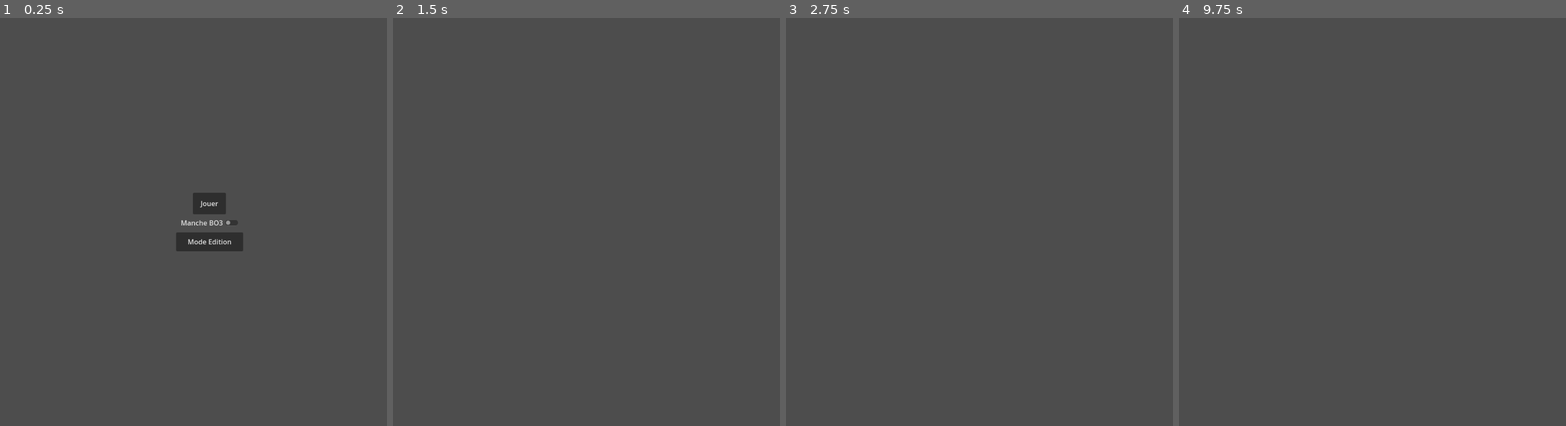
Above: before the commit, frames 1-4 (left to right).
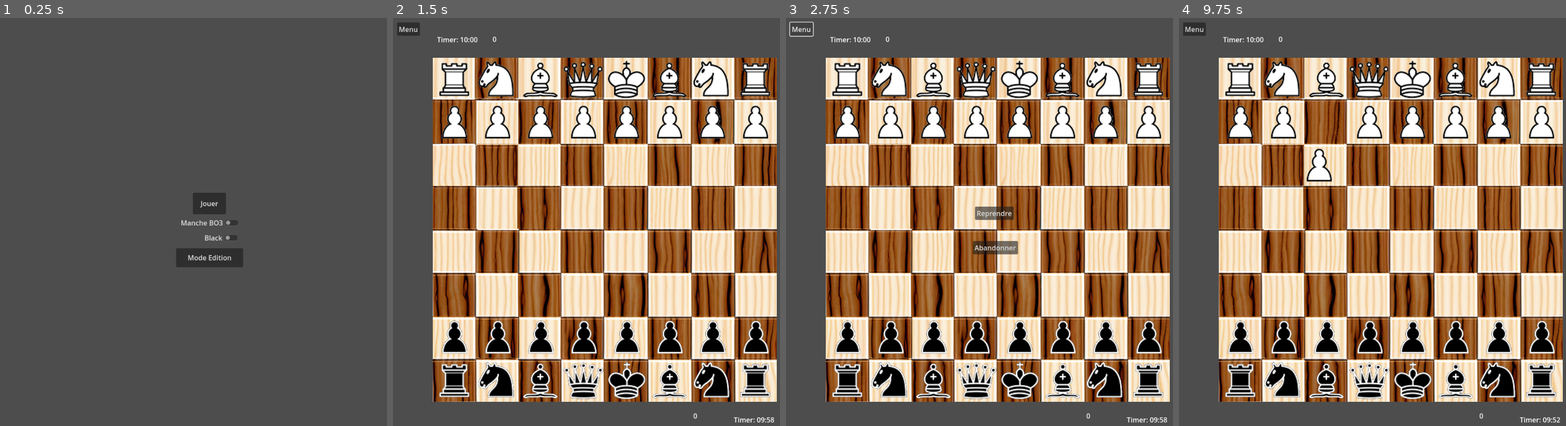
Above: after the commit, the same moments.

Repository: FabriceValmont/ChessGame-in-Godot4
Game: Godot game, scene res://Scene/menu.tscn
Two runs of this game, one before a commit and one after it. Both use one fixed random seed, a clock stepped at 60 frames per second and the inputs below.
Inputs (mouse positions are in pixels of both pictures, inside the frame that each line leads up to):
- Up to frame 1 (0.25 s): no input
- Up to frame 2 (1.5 s): click (605, 238) at 0.5 s, where only the run after the commit has a clickable "Black"; click (601, 201) at 1.25 s, where only the run after the commit has a clickable "Jouer"
- Up to frame 3 (2.75 s): click (801, 30) at 2 s, where only the run after the commit has a clickable "Menu"
- Up to frame 4 (9.75 s): click (1387, 246) at 2.75 s, where only the run after the commit has a clickable "Abandonner"; click (1387, 201) at 3.5 s, where only the run after the commit has a clickable "Jouer"; tap Enter at 4.25, 5.75, 7.25 s; move the mouse to (1484, 209) at 4.27 s; hold Shift 4.28-5 s; click (1484, 209) at 4.42 s; tap Space at 5, 6.5, 8 s; drag from (1302, 250) to (1368, 315) at 5.02 s; move the mouse to (1434, 136) at 5.77 s; tap Ctrl at 5.85 s; click (1434, 136) at 5.92 s; drag from (1368, 315) to (1260, 164) at 6.52 s; move the mouse to (1519, 295) at 7.27 s; tap Alt at 7.35 s; click (1519, 295) at 7.42 s; drag from (1260, 164) to (1326, 124) at 8.02 s; move the mouse to (1411, 230) at 8.77 s; hold Shift 8.78-9.5 s; click (1411, 230) at 8.92 s; drag from (1326, 124) to (1302, 250) at 9.52 s

The runs differ from the first frame. In frame 1, 1.2% of the frame differs, in the area x 45-63%, y 52-62%; in frame 2, 74%, in the area x 1-100%, y 1-100%; in frame 3, 74%; in frame 4, 74%.
Error after the commit: Invalid access to property or key 'i' on a base object of type 'null instance'. (res://Script/Variable_global.gd:1137)

Commit message:
Inversement piece plateau Noir Blanc

Diff:
--- a/Scene/menu.tscn
+++ b/Scene/menu.tscn
@@ -19,9 +19,9 @@
 [node name="EditorMod" type="Button" parent="."]
 layout_mode = 0
 offset_left = 417.0
-offset_top = 506.0
+offset_top = 543.0
 offset_right = 573.0
-offset_bottom = 550.0
+offset_bottom = 587.0
 text = "Mode Edition"
 
 [node name="Round" type="CheckButton" parent="."]
@@ -32,6 +32,16 @@
 offset_bottom = 499.0
 text = "Manche BO3"
 
+[node name="StartColor" type="CheckButton" parent="."]
+layout_mode = 0
+offset_left = 430.0
+offset_top = 503.0
+offset_right = 567.0
+offset_bottom = 534.0
+text = "Black"
+alignment = 2
+
 [connection signal="pressed" from="Play" to="." method="_on_play_pressed"]
 [connection signal="pressed" from="EditorMod" to="." method="_on_editor_mod_pressed"]
 [connection signal="pressed" from="Round" to="." method="_on_check_button_pressed"]
+[connection signal="pressed" from="StartColor" to="." method="_on_start_color_pressed"]
--- a/Script/Bishop.gd
+++ b/Script/Bishop.gd
@@ -29,29 +29,10 @@
 func _ready():
 	await get_tree().process_frame
 	positionChessBoard = get_parent().global_position
-	if self.position.y == 50 :
-		white = false
-
-	if white == true:
-		set_name("BishopWhite")
-		nameOfPiece = get_name()
-		if nameOfPiece == "BishopWhite2":
-			i = 9
-			j = 7
-			Position = Vector2(550,750)
-	else:
-		i = 2
-		j = 4
-		Position = Vector2(250, 50)
-		texture = textureBlack
-		set_name("BishopBlack")
-		nameOfPiece = get_name()
-		if nameOfPiece == "BishopBlack2":
-			i = 2
-			j = 7
-			Position = Vector2(550,50)
-
-	print(nameOfPiece, " i: ", i, " j: ", j, " new position: ", Position )
+	if VariableGlobal.startWhite == true:
+		playWhite()
+	elif VariableGlobal.startWhite == false:
+		playBlack()
 
 func _process(delta):
 	pass
@@ -345,3 +326,65 @@
 		and get_parent().get_child(f).modulate.g == 0:
 			get_parent().get_child(f).modulate = Color(1, 1, 1, 1)
 			break
+
+func playWhite():
+	if self.position.y == 750 :
+		white = true
+	elif self.position.y == 50:
+		white = false
+
+	if white == true:
+		set_name("BishopWhite") #Si la pièce est déjà créer alors l'autre se nommera avec un chiffre à la fin
+		nameOfPiece = get_name()
+		if nameOfPiece == "BishopWhite":
+			i = 9
+			j = 4
+			Position = Vector2(250,750)
+		elif nameOfPiece == "BishopWhite2":
+			i = 9
+			j = 7
+			Position = Vector2(550,750)
+	else:
+		i = 2
+		j = 4
+		Position = Vector2(250, 50)
+		texture = textureBlack
+		set_name("BishopBlack")
+		nameOfPiece = get_name()
+		if nameOfPiece == "BishopBlack2":
+			i = 2
+			j = 7
+			Position = Vector2(550,50)
+
+	print(nameOfPiece, " i: ", i, " j: ", j, " new position: ", Position )
+
+func playBlack():
+	if self.position.y == 750 :
+		white = false
+	elif self.position.y == 50:
+		white = true
+
+	if white == true:
+		set_name("BishopWhite") #Si la pièce est déjà créer alors l'autre se nommera avec un chiffre à la fin
+		nameOfPiece = get_name()
+		if nameOfPiece == "BishopWhite":
+			i = 2
+			j = 4
+			Position = Vector2(250,50)
+		elif nameOfPiece == "BishopWhite2":
+			i = 2
+			j = 7
+			Position = Vector2(550,50)
+	else:
+		i = 9
+		j = 4
+		Position = Vector2(250, 750)
+		texture = textureBlack
+		set_name("BishopBlack")
+		nameOfPiece = get_name()
+		if nameOfPiece == "BishopBlack2":
+			i = 9
+			j = 7
+			Position = Vector2(550,750)
+
+	print(nameOfPiece, " i: ", i, " j: ", j, " new position: ", Position )
--- a/Script/Knight.gd
+++ b/Script/Knight.gd
@@ -25,29 +25,10 @@
 func _ready():
 	await get_tree().process_frame
 	positionChessBoard = get_parent().global_position
-	if self.position.y == 50 :
-		white = false
-
-	if white == true:
-		set_name("KnightWhite")
-		nameOfPiece = get_name()
-		if nameOfPiece == "KnightWhite2":
-			i = 9
-			j = 8
-			Position = Vector2(650,750)
-	else:
-		i = 2
-		j = 3
-		Position = Vector2(150, 50)
-		texture = textureBlack
-		set_name("KnightBlack")
-		nameOfPiece = get_name()
-		if nameOfPiece == "KnightBlack2":
-			i = 2
-			j = 8
-			Position = Vector2(650,50)
-
-	print(nameOfPiece, " i: ", i, " j: ", j, " new position: ", Position )
+	if VariableGlobal.startWhite == true:
+		playWhite()
+	elif VariableGlobal.startWhite == false:
+		playBlack()
 
 func _process(delta):
 	pass
@@ -331,3 +312,65 @@
 		and get_parent().get_child(f).modulate.g == 0:
 			get_parent().get_child(f).modulate = Color(1, 1, 1, 1)
 			break
+
+func playWhite():
+	if self.position.y == 750 :
+		white = true
+	elif self.position.y == 50:
+		white = false
+
+	if white == true:
+		set_name("KnightWhite") #Si la pièce est déjà créer alors l'autre se nommera avec un chiffre à la fin
+		nameOfPiece = get_name()
+		if nameOfPiece == "KnightWhite":
+			i = 9
+			j = 3
+			Position = Vector2(150,750)
+		elif nameOfPiece == "KnightWhite2":
+			i = 9
+			j = 8
+			Position = Vector2(650,750)
+	else:
+		i = 2
+		j = 3
+		Position = Vector2(150, 50)
+		texture = textureBlack
+		set_name("KnightBlack")
+		nameOfPiece = get_name()
+		if nameOfPiece == "KnightBlack2":
+			i = 2
+			j = 8
+			Position = Vector2(650,50)
+
+	print(nameOfPiece, " i: ", i, " j: ", j, " new position: ", Position )
+
+func playBlack():
+	if self.position.y == 750 :
+		white = false
+	elif self.position.y == 50:
+		white = true
+
+	if white == true:
+		set_name("KnightWhite") #Si la pièce est déjà créer alors l'autre se nommera avec un chiffre à la fin
+		nameOfPiece = get_name()
+		if nameOfPiece == "KnightWhite":
+			i = 2
+			j = 3
+			Position = Vector2(150,50)
+		elif nameOfPiece == "KnightWhite2":
+			i = 2
+			j = 8
+			Position = Vector2(650,50)
+	else:
+		i = 9
+		j = 3
+		Position = Vector2(150, 750)
+		texture = textureBlack
+		set_name("KnightBlack")
+		nameOfPiece = get_name()
+		if nameOfPiece == "KnightBlack2":
+			i = 9
+			j = 8
+			Position = Vector2(650,750)
+
+	print(nameOfPiece, " i: ", i, " j: ", j, " new position: ", Position )
--- a/Script/Pawn.gd
+++ b/Script/Pawn.gd
@@ -28,30 +28,10 @@
 func _ready():
 	await get_tree().process_frame
 	positionChessBoard = get_parent().global_position
-	if self.position.y == 150 :
-		white = false
-
-	if white == true:
-		set_name("PawnWhite")
-		nameOfPiece = get_name()
-		for f in range(2, 9):
-			if nameOfPiece == "PawnWhite" + str(f) :
-				j = f + 1
-				Position.x = ((50 + f * 100) - 100)
-				Position.y = 650
-	else:
-		i = 3
-		j = 2
-		Position = Vector2(50, 150)
-		texture = textureBlack
-		set_name("PawnBlack")
-		nameOfPiece = get_name()
-		for f in range(2, 9):
-			if nameOfPiece == "PawnBlack" + str(f) :
-				j = f + 1
-				Position.x = (50 + f * 100) - 100
-				Position.y = 150
-	print(nameOfPiece, " i: ", i, " j: ", j, " new position: ", Position)
+	if VariableGlobal.startWhite == true:
+		playWhite()
+	elif VariableGlobal.startWhite == false:
+		playBlack()
 
 func _process(delta):
 	pass
@@ -563,3 +543,70 @@
 		and get_parent().get_child(f).modulate.g == 0:
 			get_parent().get_child(f).modulate = Color(1, 1, 1, 1)
 			break
+
+func playWhite():
+	if self.position.y == 650 :
+		white = true
+	elif self.position.y == 150:
+		white = false
+
+	if white == true:
+		set_name("PawnWhite")
+		nameOfPiece = get_name()
+		if nameOfPiece == "PawnWhite":
+			i = 8
+			j = 2
+			Position = Vector2(50, 650)
+		for f in range(2, 9):
+			if nameOfPiece == "PawnWhite" + str(f) :
+				j = f + 1
+				Position.x = ((50 + f * 100) - 100)
+				Position.y = 650
+	else:
+		i = 3
+		j = 2
+		Position = Vector2(50, 150)
+		texture = textureBlack
+		set_name("PawnBlack")
+		nameOfPiece = get_name()
+		for f in range(2, 9):
+			if nameOfPiece == "PawnBlack" + str(f) :
+				j = f + 1
+				Position.x = (50 + f * 100) - 100
+				Position.y = 150
+
+	print(nameOfPiece, " i: ", i, " j: ", j, " new position: ", Position )
+
+func playBlack():
+	if self.position.y == 650 :
+		white = false
+	elif self.position.y == 150:
+		white = true
+
+	if white == true:
+		set_name("PawnWhite")
+		nameOfPiece = get_name()
+		if nameOfPiece == "PawnWhite":
+			i = 3
+			j = 2
+			Position = Vector2(50, 150)
+		for f in range(2, 9):
+			if nameOfPiece == "PawnWhite" + str(f) :
+				i = 3
+				j = f + 1
+				Position.x = ((50 + f * 100) - 100)
+				Position.y = 150
+	else:
+		i = 8
+		j = 2
+		Position = Vector2(50, 650)
+		texture = textureBlack
+		set_name("PawnBlack")
+		nameOfPiece = get_name()
+		for f in range(2, 9):
+			if nameOfPiece == "PawnBlack" + str(f) :
+				j = f + 1
+				Position.x = (50 + f * 100) - 100
+				Position.y = 650
+
+	print(nameOfPiece, " i: ", i, " j: ", j, " new position: ", Position )
--- a/Script/king.gd
+++ b/Script/king.gd
@@ -23,21 +23,10 @@
 func _ready():
 	await get_tree().process_frame
 	positionChessBoard = get_parent().global_position
-	if self.position.y == 50 :
-		white = false
-
-	if white == true:
-		set_name("KingWhite")
-		nameOfPiece = get_name()
-	else:
-		i = 2
-		j = 6
-		Position = Vector2(450, 50)
-		texture = textureBlack
-		set_name("KingBlack")
-		nameOfPiece = get_name()
-
-	print(nameOfPiece, " i: ", i, " j: ", j, " new position: ", Position )
+	if VariableGlobal.startWhite == true:
+		playWhite()
+	elif VariableGlobal.startWhite == false:
+		playBlack()
 
 func _process(delta):
 	pass
@@ -237,3 +226,49 @@
 		and get_parent().get_child(f).modulate.g == 0:
 			get_parent().get_child(f).modulate = Color(1, 1, 1, 1)
 			break
+
+func playWhite():
+	if self.position.y == 750 :
+		white = true
+	elif self.position.y == 50:
+		white = false
+
+	if white == true:
+		set_name("KingWhite") #Si la pièce est déjà créer alors l'autre se nommera avec un chiffre à la fin
+		nameOfPiece = get_name()
+		if nameOfPiece == "KingWhite":
+			i = 9
+			j = 6
+			Position = Vector2(450,750)
+	else:
+		i = 2
+		j = 6
+		Position = Vector2(450, 50)
+		texture = textureBlack
+		set_name("KingBlack")
+		nameOfPiece = get_name()
+
+	print(nameOfPiece, " i: ", i, " j: ", j, " new position: ", Position )
+
+func playBlack():
+	if self.position.y == 750 :
+		white = false
+	elif self.position.y == 50:
+		white = true
+
+	if white == true:
+		set_name("KingWhite") #Si la pièce est déjà créer alors l'autre se nommera avec un chiffre à la fin
+		nameOfPiece = get_name()
+		if nameOfPiece == "KingWhite":
+			i = 2
+			j = 6
+			Position = Vector2(450,50)
+	else:
+		i = 9
+		j = 6
+		Position = Vector2(450, 750)
+		texture = textureBlack
+		set_name("KingBlack")
+		nameOfPiece = get_name()
+
+	print(nameOfPiece, " i: ", i, " j: ", j, " new position: ", Position )
--- a/Script/menu.gd
+++ b/Script/menu.gd
@@ -24,3 +24,10 @@
 		VariableGlobalOption.roundOfThree = false
 	elif get_node("Round").button_pressed ==  true:
 		VariableGlobalOption.roundOfThree = true
+
+
+func _on_start_color_pressed():
+	if get_node("StartColor").button_pressed == false:
+		VariableGlobal.startWhite = true
+	elif get_node("StartColor").button_pressed ==  true:
+		VariableGlobal.startWhite = false
--- a/Script/queen.gd
+++ b/Script/queen.gd
@@ -35,21 +35,10 @@
 func _ready():
 	await get_tree().process_frame
 	positionChessBoard = get_parent().global_position
-	if self.position.y == 50 :
-		white = false
-
-	if white == true:
-		set_name("QueenWhite")
-		nameOfPiece = get_name()
-	else:
-		i = 2
-		j = 5
-		Position = Vector2(350, 50)
-		texture = textureBlack
-		set_name("QueenBlack")
-		nameOfPiece = get_name()
-
-	print(nameOfPiece, " i: ", i, " j: ", j, " new position: ", Position )
+	if VariableGlobal.startWhite == true:
+		playWhite()
+	elif VariableGlobal.startWhite == false:
+		playBlack()
 
 func _process(delta):
 	pass
@@ -367,3 +356,49 @@
 		and get_parent().get_child(f).modulate.g == 0:
 			get_parent().get_child(f).modulate = Color(1, 1, 1, 1)
 			break
+
+func playWhite():
+	if self.position.y == 750 :
+		white = true
+	elif self.position.y == 50:
+		white = false
+
+	if white == true:
+		set_name("QueenWhite") #Si la pièce est déjà créer alors l'autre se nommera avec un chiffre à la fin
+		nameOfPiece = get_name()
+		if nameOfPiece == "QueenWhite":
+			i = 9
+			j = 5
+			Position = Vector2(450,750)
+	else:
+		i = 2
+		j = 5
+		Position = Vector2(350, 50)
+		texture = textureBlack
+		set_name("QueenBlack")
+		nameOfPiece = get_name()
+
+	print(nameOfPiece, " i: ", i, " j: ", j, " new position: ", Position )
+
+func playBlack():
+	if self.position.y == 750 :
+		white = false
+	elif self.position.y == 50:
+		white = true
+
+	if white == true:
+		set_name("QueenWhite") #Si la pièce est déjà créer alors l'autre se nommera avec un chiffre à la fin
+		nameOfPiece = get_name()
+		if nameOfPiece == "QueenWhite":
+			i = 2
+			j = 5
+			Position = Vector2(450,50)
+	else:
+		i = 9
+		j = 5
+		Position = Vector2(350, 750)
+		texture = textureBlack
+		set_name("QueenBlack")
+		nameOfPiece = get_name()
+
+	print(nameOfPiece, " i: ", i, " j: ", j, " new position: ", Position )
--- a/Script/rook.gd
+++ b/Script/rook.gd
@@ -29,29 +29,10 @@
 func _ready():
 	await get_tree().process_frame
 	positionChessBoard = get_parent().global_position
-	if self.position.y == 50 :
-		white = false
-
-	if white == true:
-		set_name("RookWhite")
-		nameOfPiece = get_name()
-		if nameOfPiece == "RookWhite2":
-			i = 9
-			j = 9
-			Position = Vector2(750,750)
-	else:
-		i = 2
-		j = 2
-		Position = Vector2(50, 50)
-		texture = textureBlack
-		set_name("RookBlack")
-		nameOfPiece = get_name()
-		if nameOfPiece == "RookBlack2":
-			i = 2
-			j = 9
-			Position = Vector2(750,50)
-
-	print(nameOfPiece, " i: ", i, " j: ", j, " new position: ", Position )
+	if VariableGlobal.startWhite == true:
+		playWhite()
+	elif VariableGlobal.startWhite == false:
+		playBlack()
 
 func _process(delta):
 	pass
@@ -385,25 +366,63 @@
 			break
 
 func playWhite():
-	if VariableGlobalOption.startWhite == true :
-		if self.position.y == 50 :
-			white = false
-
-		if white == true:
-			set_name("RookWhite")
-			nameOfPiece = get_name()
-			if nameOfPiece == "RookWhite2":
-				i = 9
-				j = 9
-				Position = Vector2(750,750)
-		else:
+	if self.position.y == 750 :
+		white = true
+	elif self.position.y == 50:
+		white = false
+
+	if white == true:
+		set_name("RookWhite") #Si la pièce est déjà créer alors l'autre se nommera avec un chiffre à la fin
+		nameOfPiece = get_name()
+		if nameOfPiece == "RookWhite":
+			i = 9
+			j = 2
+			Position = Vector2(50,750)
+		elif nameOfPiece == "RookWhite2":
+			i = 9
+			j = 9
+			Position = Vector2(750,750)
+	else:
+		i = 2
+		j = 2
+		Position = Vector2(50, 50)
+		texture = textureBlack
+		set_name("RookBlack")
+		nameOfPiece = get_name()
+		if nameOfPiece == "RookBlack2":
+			i = 2
+			j = 9
+			Position = Vector2(750,50)
+
+	print(nameOfPiece, " i: ", i, " j: ", j, " new position: ", Position )
+
+func playBlack():
+	if self.position.y == 750 :
+		white = false
+	elif self.position.y == 50:
+		white = true
+
+	if white == true:
+		set_name("RookWhite") #Si la pièce est déjà créer alors l'autre se nommera avec un chiffre à la fin
+		nameOfPiece = get_name()
+		if nameOfPiece == "RookWhite":
 			i = 2
 			j = 2
-			Position = Vector2(50, 50)
-			texture = textureBlack
-			set_name("RookBlack")
-			nameOfPiece = get_name()
-			if nameOfPiece == "RookBlack2":
-				i = 2
-				j = 9
-				Position = Vector2(750,50)
+			Position = Vector2(50,50)
+		elif nameOfPiece == "RookWhite2":
+			i = 2
+			j = 9
+			Position = Vector2(750,50)
+	else:
+		i = 9
+		j = 2
+		Position = Vector2(50, 750)
+		texture = textureBlack
+		set_name("RookBlack")
+		nameOfPiece = get_name()
+		if nameOfPiece == "RookBlack2":
+			i = 9
+			j = 9
+			Position = Vector2(750,750)
+
+	print(nameOfPiece, " i: ", i, " j: ", j, " new position: ", Position )
--- a/Script/variable_global.gd
+++ b/Script/variable_global.gd
@@ -8,6 +8,7 @@
 
 var startWhite = true
 var gameLaunch = false
+var initialisationDone = false
 var pathKingWhite
 var pathKingBlack
 var oneMoveCase = 100
@@ -28,36 +29,40 @@
 func _ready():
 	await get_tree().process_frame
 	createBoard(12,12)
-	if startWhite == true :
-		initialisingChessBoard("PawnBlack", "PawnWhite", pieceBlack, pieceWhite)
-	elif startWhite == false :
-		initialisingChessBoard("PawnWhite", "PawnBlack", pieceWhite, pieceBlack)
 	createAttackBoardWhiteAndBlack(12,12)
-	initialisingAttackBoardWhiteAndBlack()
 	pathKingWhite = "/root/gameScreen/ChessBoard/KingWhite"
 	pathKingBlack = "/root/gameScreen/ChessBoard/KingBlack"
 
 
 func _process(delta):
-	if turnWhite == true and gameLaunch == true:
-		if updateOfThePartsAttack == false:
-			updateAttackWhiteandBlack()
-			attackPiecesWhite()
-			attackPiecesBlack()
-			enPassantFinish()
-			verificationCheckAndCheckmate()
-			verificationStalemate("Black", "PawnWhite","KnightWhite","BishopWhite","RookWhite","QueenWhite",attackPieceBlackOnTheChessboard)
-			updateOfThePartsAttack = true
-
-	elif turnWhite == false and gameLaunch == true:
-		if updateOfThePartsAttack == true:
-			updateAttackWhiteandBlack()
-			attackPiecesWhite()
-			attackPiecesBlack()
-			enPassantFinish()
-			verificationCheckAndCheckmate()
-			verificationStalemate("White", "PawnBlack","KnightBlack","BishopBlack","RookBlack","QueenBlack",attackPieceWhiteOnTheChessboard)
-			updateOfThePartsAttack = false
+	if gameLaunch == true :
+		if initialisationDone == false:
+			if startWhite == true :
+				initialisingChessBoard("PawnBlack", "PawnWhite", pieceBlack, pieceWhite)
+			elif startWhite == false :
+				initialisingChessBoard("PawnWhite", "PawnBlack", pieceWhite, pieceBlack)
+			initialisingAttackBoardWhiteAndBlack()
+			initialisationDone = true
+
+		if turnWhite == true:
+			if updateOfThePartsAttack == false:
+				updateAttackWhiteandBlack()
+				attackPiecesWhite()
+				attackPiecesBlack()
+				enPassantFinish()
+				verificationCheckAndCheckmate()
+				verificationStalemate("Black", "PawnWhite","KnightWhite","BishopWhite","RookWhite","QueenWhite",attackPieceBlackOnTheChessboard)
+				updateOfThePartsAttack = true
+
+		elif turnWhite == false:
+			if updateOfThePartsAttack == true:
+				updateAttackWhiteandBlack()
+				attackPiecesWhite()
+				attackPiecesBlack()
+				enPassantFinish()
+				verificationCheckAndCheckmate()
+				verificationStalemate("White", "PawnBlack","KnightBlack","BishopBlack","RookBlack","QueenBlack",attackPieceWhiteOnTheChessboard)
+				updateOfThePartsAttack = false
 
 func createBoard(rowSize,columnSize):
 	for i in range(rowSize):
